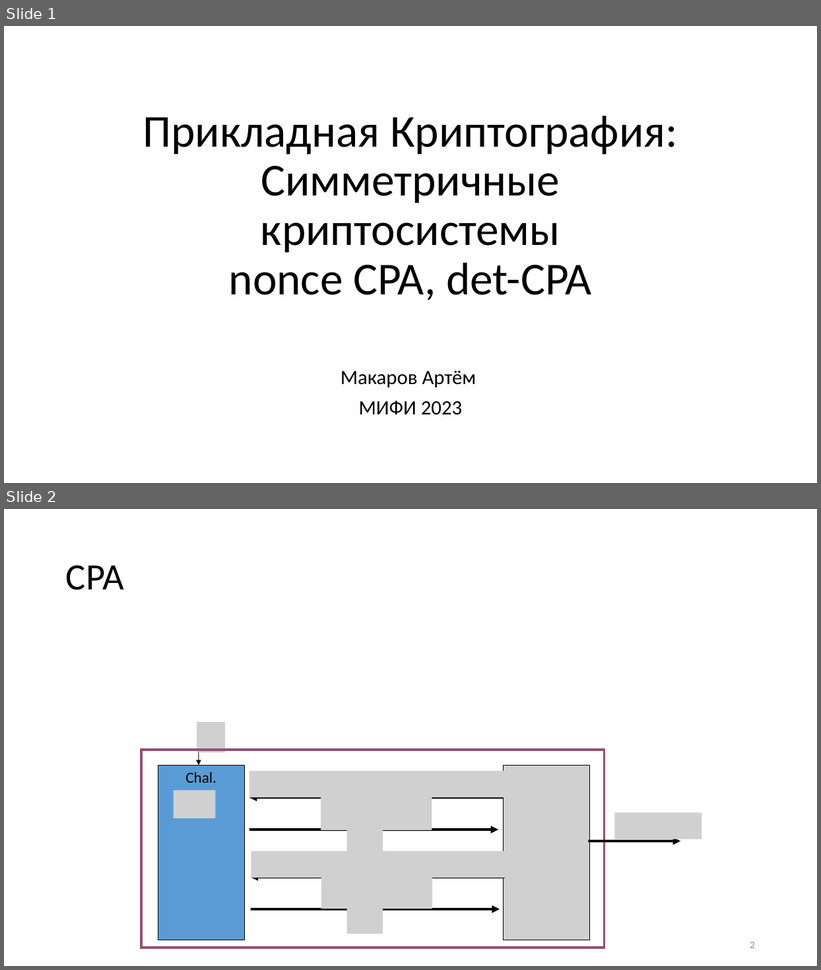
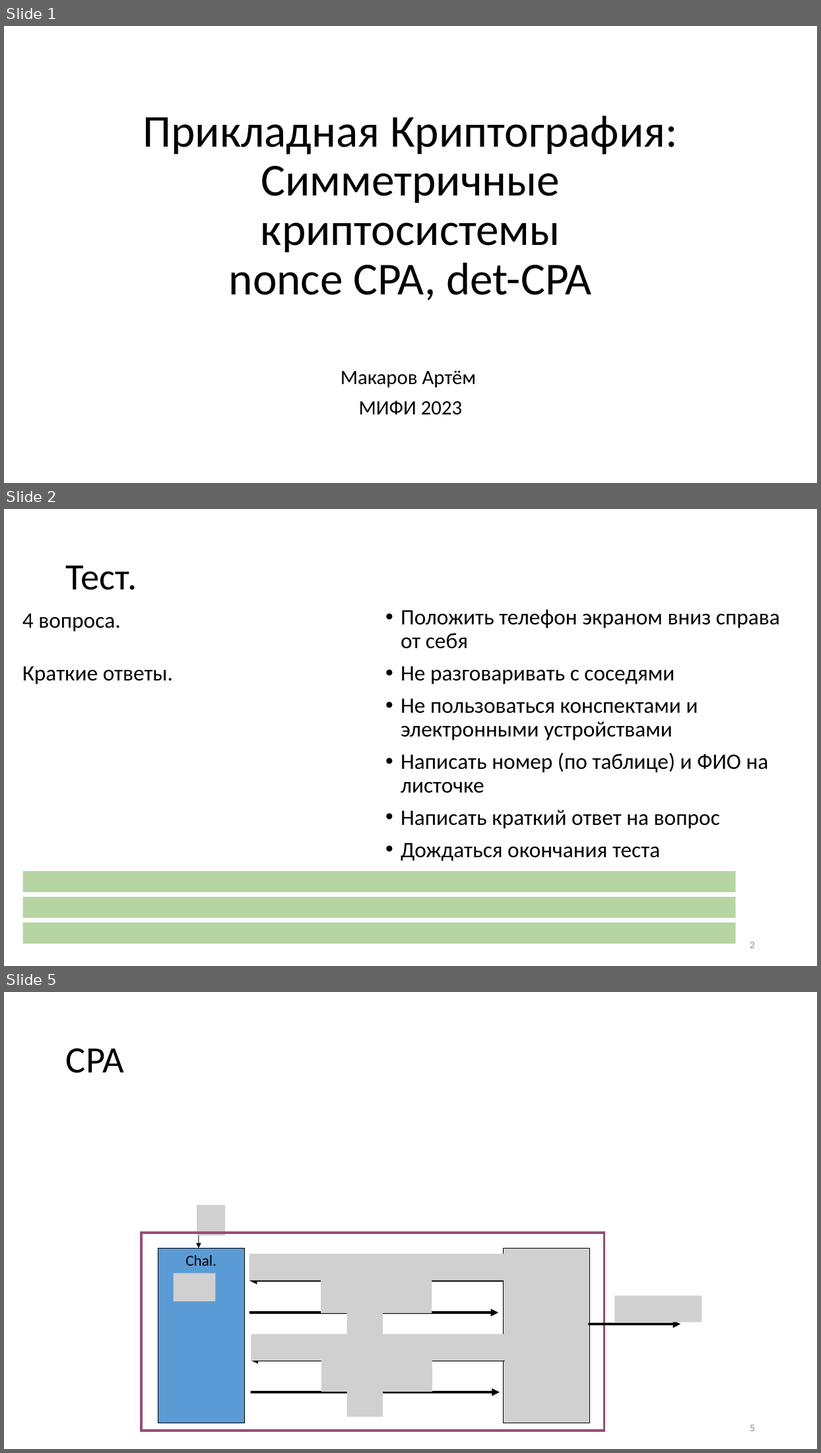
Before and after one commit to CryptoCourse/CryptoLectures, a slide deck: Lectures/Lecture8.pptx. Shown one above the other, each under a label of ours: slides 1 and 2 before the commit, slides 1, 2 and 5 after it; the slides between them are not shown. The pictures are 821x970 and 821x1453 pixels, drawn with LibreOffice and Linux fonts; fonts in the diff are those of the drawing; grey boxes stand for pictures. Boxes give left, top, right and bottom in pixels: in the first picture for what was removed or moved away, otherwise in the second. Text is boxed around its words. In the diff, an @@ line names an element or a change of style, - is before the commit and + after.

```diff
--- a/Lectures/Lecture8.pptx
+++ b/Lectures/Lecture8.pptx
@@ slide 2 added at bbox=[4, 509, 817, 966], background #FFFFFF @@
@@ title added at bbox=[66, 565, 137, 590], 44 pt, text #000000 @@
+Тест.
@@ text added at bbox=[22, 613, 173, 685], 26 pt, text #000000 @@
+4 вопроса.
+Краткие ответы.
@@ text added at bbox=[401, 609, 780, 861], 26 pt, text #000000 @@
+• Положить телефон экраном вниз справа от себя
+• Не разговаривать с соседями
+• Не пользоваться конспектами и электронными устройствами
+• Написать номер (по таблице) и ФИО на листочке
+• Написать краткий ответ на вопрос
+• Дождаться окончания теста
@@ rectangle added at bbox=[23, 871, 736, 892], fill #70AD47 at 50% opacity @@
@@ rectangle added at bbox=[23, 897, 736, 918], fill #70AD47 at 50% opacity @@
@@ rectangle added at bbox=[23, 923, 736, 945], fill #70AD47 at 50% opacity @@
@@ page number added at bbox=[750, 942, 755, 949], 12 pt, text #8C8C8C @@
+2
@@ what was slide 2 is now slide 5 @@
@@ page number at bbox=[750, 1425, 755, 1432]: text changed @@
-2
+5
```
Also in this commit, not shown: 1 slide changed, 2 other slides added.
